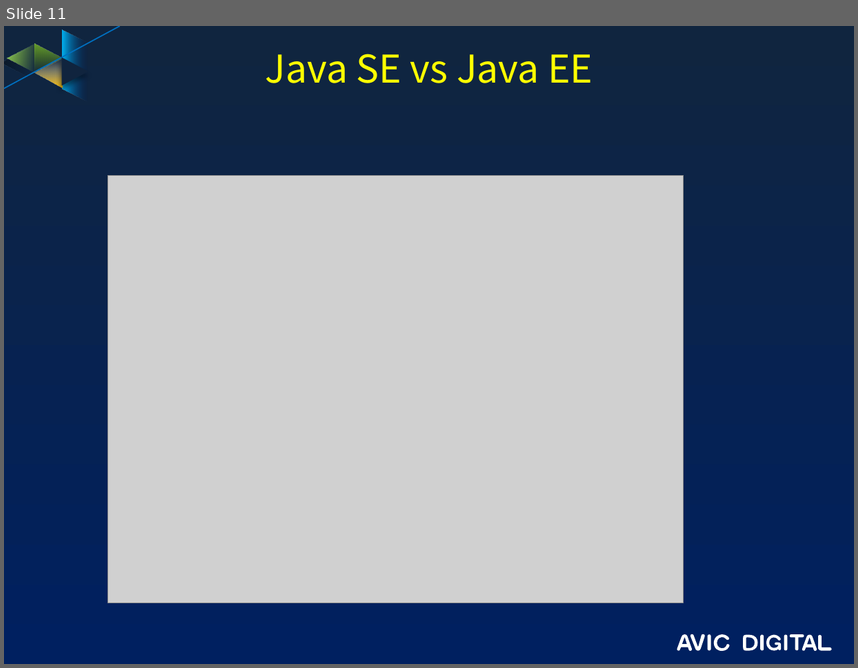
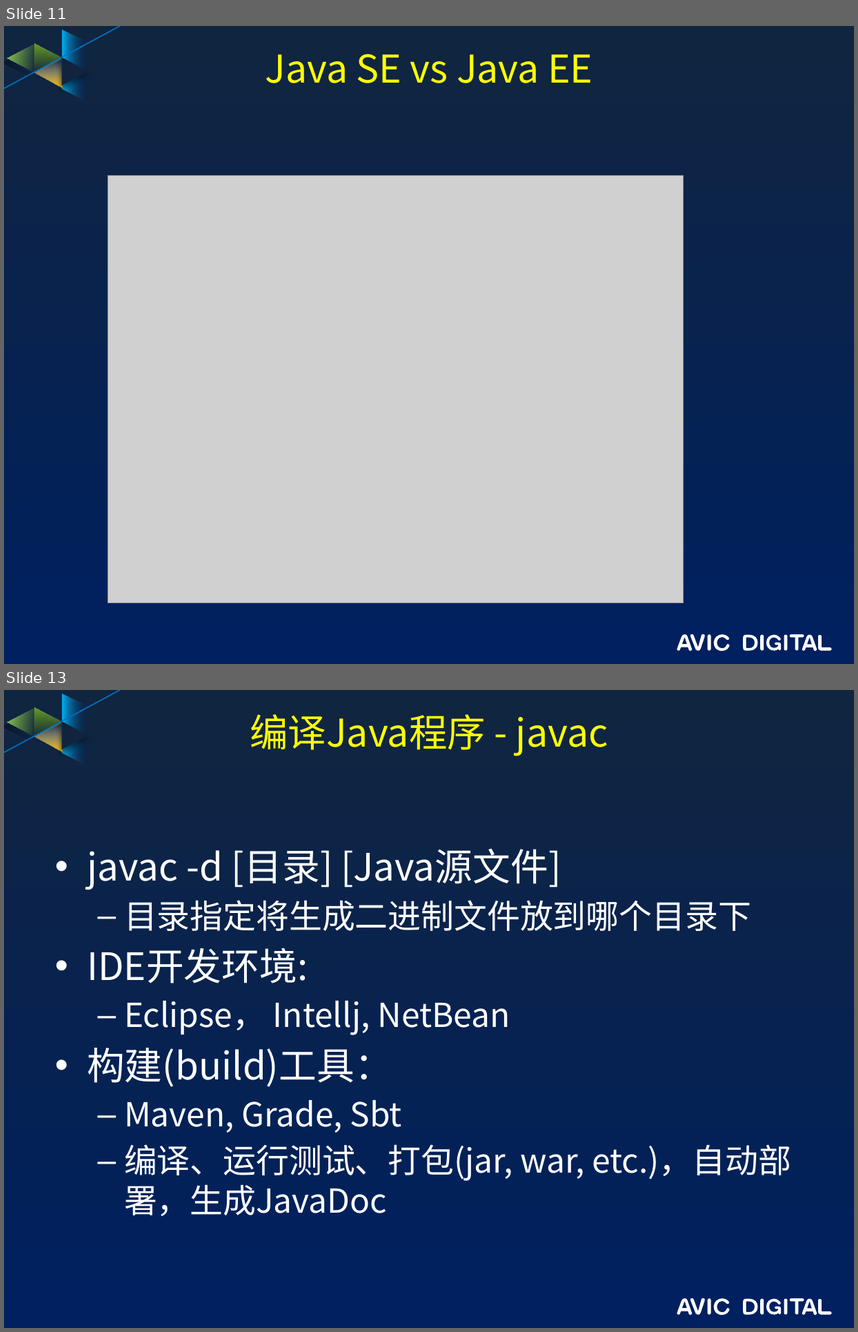
Before and after one commit to guofengzh/java-way, a slide deck: docs/java-概述.pptx. Shown one above the other, each under a label of ours: slide 11 before the commit, slides 11 and 13 after it; the slides between them are not shown. The pictures are 858x668 and 858x1332 pixels, drawn with LibreOffice and Linux fonts; fonts in the diff are those of the drawing; grey boxes stand for pictures; background and template pictures are left out. Boxes give left, top, right and bottom in pixels: in the first picture for what was removed or moved away, otherwise in the second. Text is boxed around its words. In the diff, an @@ line names an element or a change of style, - is before the commit and + after.

```diff
--- a/docs/java-概述.pptx
+++ b/docs/java-概述.pptx
@@ slide 13 added at (4,690,854,1328), background gradient #10253F to #002060; not listed: 17 template elements that a slide beside it also shows @@
@@ title added at (250,714,608,756), 32.4 pt, text #FFFF00 @@
+编译Java程序 - javac
@@ text added at (87,848,792,1216), 28 pt, text #FFFFFF @@
+• javac -d [目录] [Java源文件]
+  – 目录指定将生成二进制文件放到哪个目录下
+• IDE开发环境:
+  – Eclipse， Intellj, NetBean
+• 构建(build)工具：
+  – Maven, Grade, Sbt
+  – 编译、运行测试、打包(jar, war, etc.)，自动部署，生成JavaDoc
```
Also in this commit, not shown: 19 other slides added, 1 other file.
